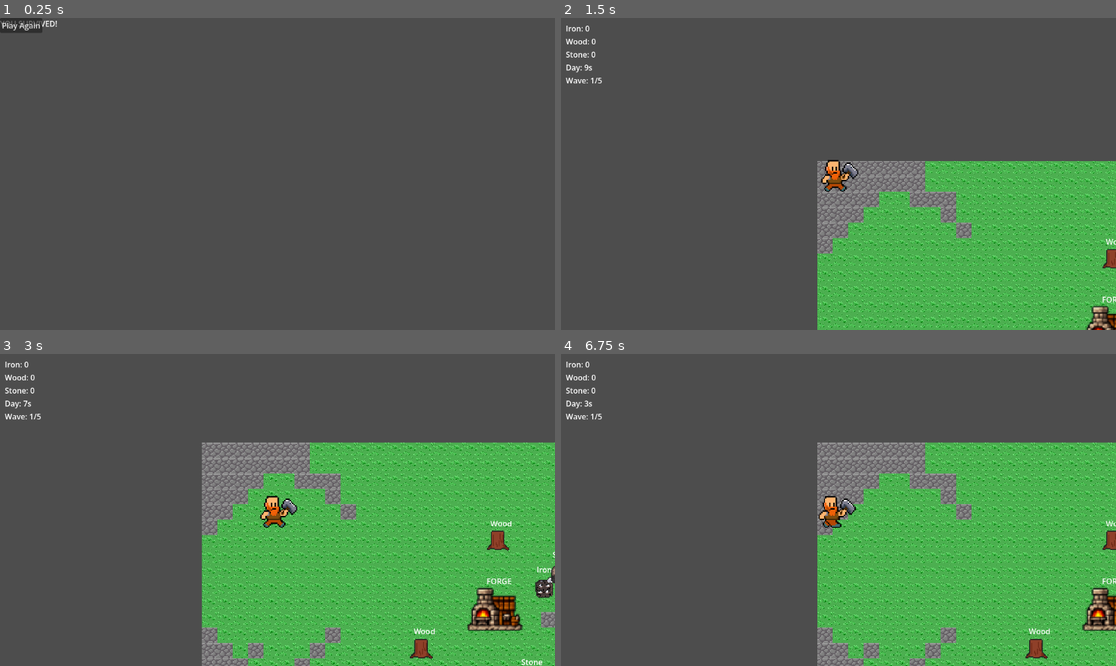
Above: before the commit, frames 1-4 (two rows, left to right).
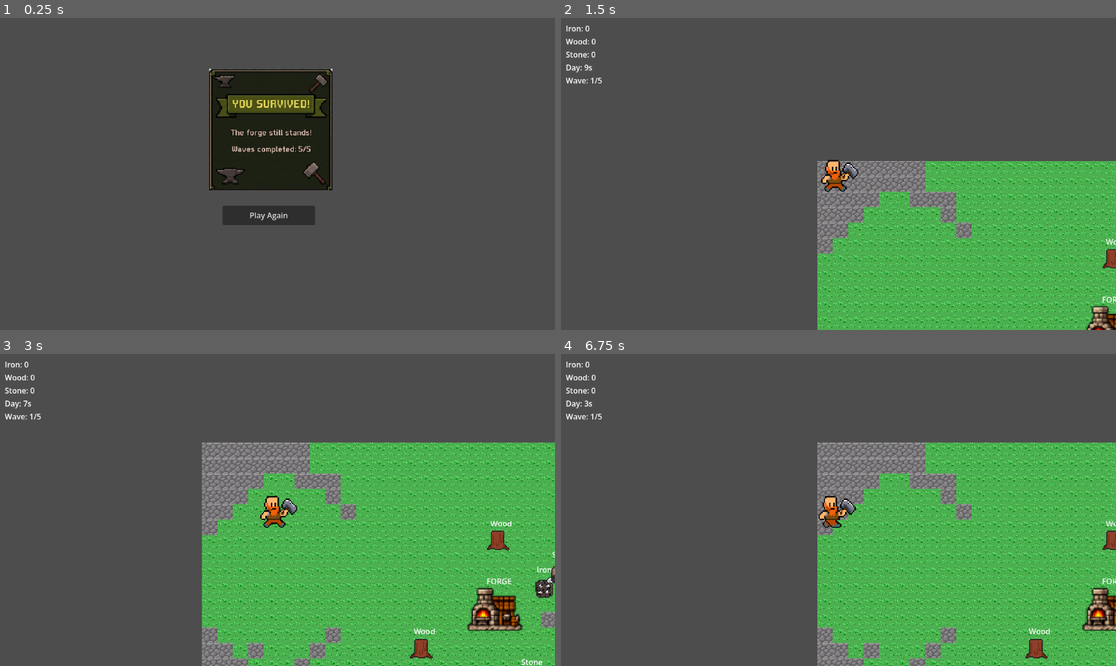
Above: after the commit, the same moments.

Repository: ntoonie/forge-and-survive
Game: Godot game, scene res://scenes/ui/VictoryScreen.tscn
The game is run twice, just before and just after one commit, with the same random seed, the same clock (stepped at 60 frames per second) and the same inputs. This scene is started directly instead of the project's main scene.
Inputs (mouse positions are in pixels of both pictures, inside the frame that each line leads up to):
- Up to frame 1 (0.25 s): no input
- Up to frame 2 (1.5 s): click "Play Again" at 0.5 s; move the mouse to (960, 158) at 1.27 s; hold D (move_right) from 1.28 s (still down); tap E (interact) at 1.35 s
- Up to frame 3 (3 s): move the mouse to (166, 525) at 2.02 s; release D (move_right) at 2.03 s; hold S (move_down) 2.03-2.78 s; click (166, 525) at 2.1 s; move the mouse to (333, 441) at 2.77 s; hold D (move_right) from 2.78 s (still down); tap 3 (select_spikes) at 2.85 s
- Up to frame 4 (6.75 s): move the mouse to (810, 572) at 3.52 s; release D (move_right) at 3.53 s; hold W (move_up) 3.53-4.28 s; tap one key every 0.75 s from 3.6 s: 2 (select_tower) 1 (select_wall) B (toggle_build) E (interact); move the mouse to (1005, 556) at 4.27 s; hold A (move_left) 4.28-5.78 s; move the mouse to (672, 463) at 5.02 s; move the mouse to (866, 510) at 5.77 s; hold S (move_down) 5.78-6.53 s; move the mouse to (755, 432) at 6.52 s; hold D (move_right) from 6.53 s (still down); click (755, 432) at 6.6 s

The runs differ from the first frame. In frame 1, 9.7% of the frame differs, in the area x 0-60%, y 0-67%; in frame 2, nothing differs; in frame 3, less than 0.1%; in frame 4, less than 0.1%.

Commit message:
Victory and defeat screens, fix defeat loop

Diff:
--- a/scenes/ui/VictoryScreen.tscn
+++ b/scenes/ui/VictoryScreen.tscn
@@ -1,6 +1,11 @@
 [gd_scene format=3 uid="uid://cklflkkavfwlb"]
 
 [ext_resource type="Script" uid="uid://cljy4u0s2xjj3" path="res://scripts/ui/victory_screen.gd" id="1_kruri"]
+[ext_resource type="Texture2D" uid="uid://d1yrq03lmbm7p" path="res://assets/sprites/VICTORY-DEFEAT_512x512.png" id="2_victory_defeat"]
+
+[sub_resource type="AtlasTexture" id="AtlasTexture_victory"]
+atlas = ExtResource("2_victory_defeat")
+region = Rect2(24.432816, 22.05991, 207.66264, 205.83719)
 
 [node name="Control" type="Control" unique_id=2082846026]
 layout_mode = 3
@@ -11,16 +16,19 @@
 grow_vertical = 2
 script = ExtResource("1_kruri")
 
-[node name="Label" type="Label" parent="." unique_id=283254872]
+[node name="VictorySprite" type="TextureRect" parent="." unique_id=283254872]
 layout_mode = 0
-offset_right = 40.0
-offset_bottom = 23.0
-text = "YOU SURVIVED!"
-horizontal_alignment = 1
-vertical_alignment = 1
+offset_left = 434.0
+offset_top = -24.0
+offset_right = 690.0
+offset_bottom = 488.0
+texture = SubResource("AtlasTexture_victory")
+stretch_mode = 5
 
 [node name="Button" type="Button" parent="." unique_id=1671181606]
 layout_mode = 0
-offset_right = 8.0
-offset_bottom = 8.0
+offset_left = 462.0
+offset_top = 390.0
+offset_right = 654.0
+offset_bottom = 430.0
 text = "Play Again"
--- a/scenes/ui/defeat_screen.tscn
+++ b/scenes/ui/defeat_screen.tscn
@@ -1,6 +1,11 @@
 [gd_scene format=3 uid="uid://b6nrij7hq7nje"]
 
 [ext_resource type="Script" uid="uid://dssxyjo4yth7h" path="res://scripts/ui/defeat_screen.gd" id="1_vyvod"]
+[ext_resource type="Texture2D" uid="uid://d1yrq03lmbm7p" path="res://assets/sprites/VICTORY-DEFEAT_512x512.png" id="2_8xv38"]
+
+[sub_resource type="AtlasTexture" id="AtlasTexture_db0v4"]
+atlas = ExtResource("2_8xv38")
+region = Rect2(283.28943, 24.314095, 204.13232, 206.61166)
 
 [node name="DefeatScreen" type="Control" unique_id=72467023]
 layout_mode = 3
@@ -11,18 +16,20 @@
 grow_vertical = 2
 script = ExtResource("1_vyvod")
 
-[node name="Label" type="Label" parent="." unique_id=1909801191]
-layout_mode = 0
-offset_right = 40.0
-offset_bottom = 23.0
-text = "THE FORGE HAS FALLEN"
-horizontal_alignment = 1
-vertical_alignment = 1
-
 [node name="Button" type="Button" parent="." unique_id=1768712251]
 layout_mode = 0
-offset_right = 8.0
-offset_bottom = 8.0
+offset_left = 502.0
+offset_top = 417.0
+offset_right = 583.0
+offset_bottom = 448.0
 text = "Try Again"
 
+[node name="DefeatSprite" type="TextureRect" parent="." unique_id=770367038]
+layout_mode = 0
+offset_left = 439.0
+offset_top = 191.0
+offset_right = 643.0
+offset_bottom = 397.0
+texture = SubResource("AtlasTexture_db0v4")
+
 [connection signal="pressed" from="Button" to="." method="_on_button_pressed"]
--- a/scripts/systems/forge.gd
+++ b/scripts/systems/forge.gd
@@ -2,23 +2,31 @@
 
 @export var max_health: int = 300
 var current_health: int
+var is_destroyed: bool = false
 
 signal forge_destroyed
 
 func _ready():
 	current_health = max_health
+	is_destroyed = false
 	add_to_group("forge")
 	print("Forge ready! Health: ", current_health)
 
 func take_damage(amount: int):
+	if is_destroyed:
+		return
+
 	current_health -= amount
+	if current_health < 0:
+		current_health = 0
 	print("Forge health: ", current_health)
 	if current_health <= 0:
+		is_destroyed = true
 		forge_destroyed.emit()
 		_game_over()
 
 func _game_over():
 	print("GAME OVER - Forge destroyed!")
 	get_tree().change_scene_to_file(
-        "res://scenes/ui/DefeatScreen.tscn"
+		"res://scenes/ui/defeat_screen.tscn"
 	)
Binary file added: assets/sprites/VICTORY-DEFEAT_512x512.png
Not shown, added: assets/sprites/VICTORY-DEFEAT_512x512.png.import
Not shown, added: assets/sprites/resources/hud ui resource.png.import
Not shown, added: assets/sprites/screen_result/VICTORY-DEFEAT_128x128.png.import
Not shown, added: assets/sprites/screen_result/VICTORY-DEFEAT_256x256.png.import
Not shown, added: assets/sprites/screen_result/VICTORY-DEFEAT_512x512.png.import
